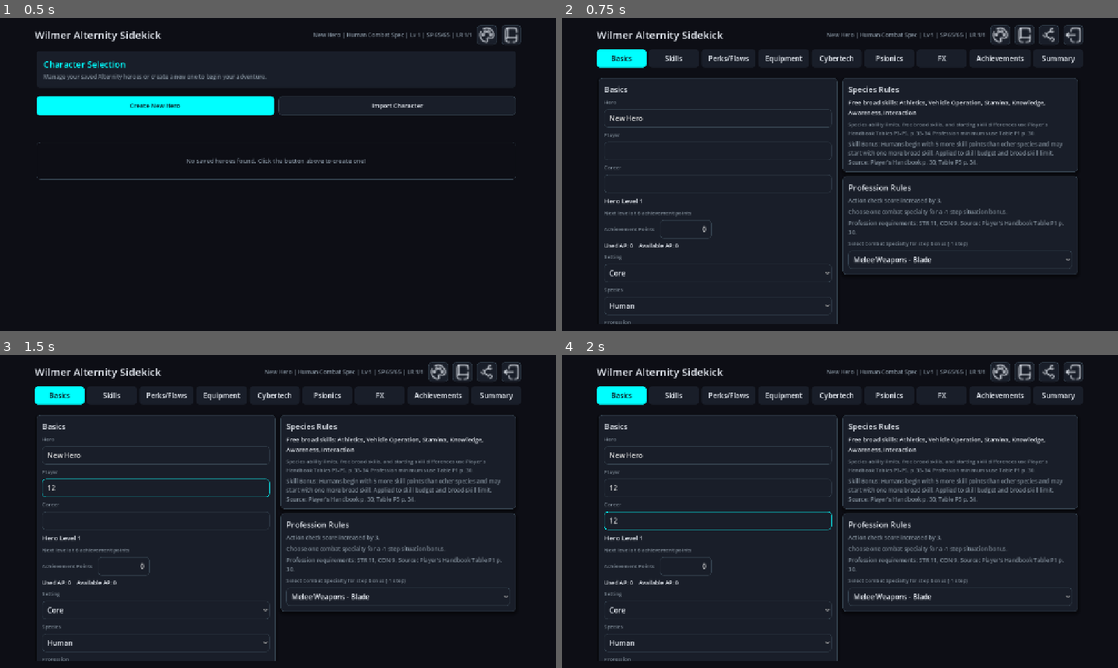
Above: before the commit, frames 1-4 (two rows, left to right).
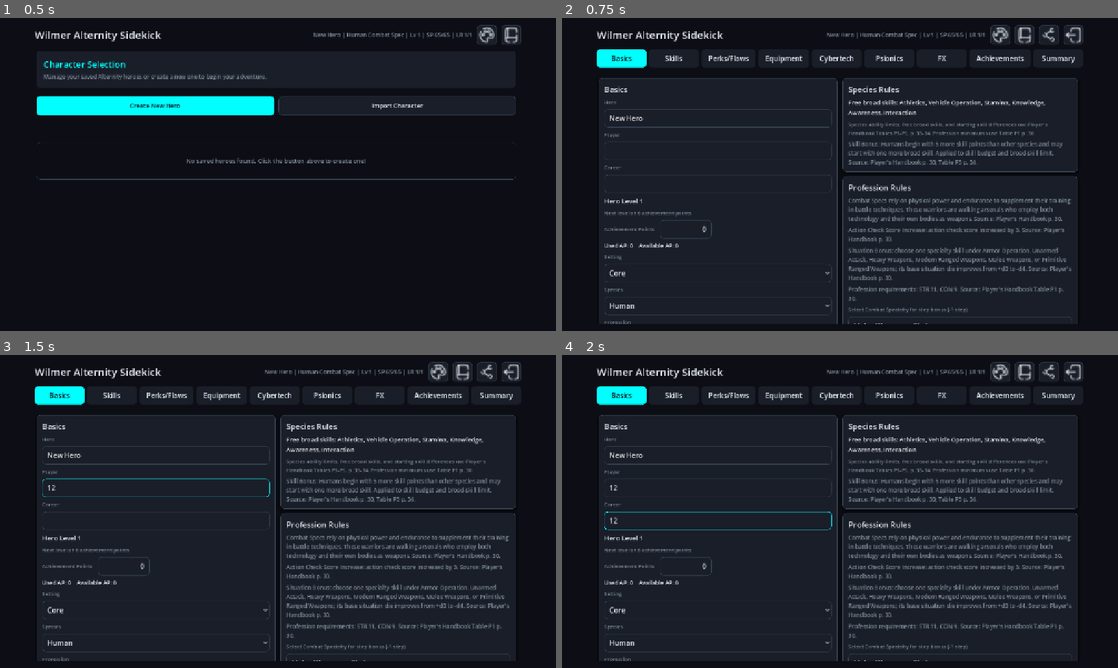
Above: after the commit, the same moments.

Repository: rigoparis/wilmer-alternity-sidekick
Game: Godot game, scene res://main.tscn
The game is run twice, just before and just after one commit, with the same random seed, the same clock (stepped at 60 frames per second) and the same inputs.
Inputs (mouse positions are in pixels of both pictures, inside the frame that each line leads up to):
- Up to frame 1 (0.5 s): no input
- Up to frame 2 (0.75 s): click "Create New Hero" at 0.5 s
- Up to frame 3 (1.5 s): click (155, 486) at 1.27 s; type "12" at 1.35 s
- Up to frame 4 (2 s): click (717, 520) at 1.5 s; type "12" at 1.58 s

Frame 1 is identical in both runs. In frame 2, 4.4% of the frame differs, in the area x 50-93%, y 57-98%; in frame 3, 4.4%; in frame 4, 4.4%.

Commit message:
Verify professions against PHB p. 30-32/227 and fix rule discrepancies
All profession data was checked against the Player's Handbook (Table P1
p. 30, profession benefits p. 30-32, Mindwalker Heroes p. 227). Requirements,
action bonuses, the Diplomat secondary discount, the Free Agent last resort
bonus, and the Tech Op accelerated learning table all matched. Four
discrepancies were found and fixed:

- Combat Spec situation bonus: the specialty picker was missing Armor
  Operation. PHB p. 30 lists six eligible broad skills; Armor Operation and
  its Combat/Powered armor specialties are now selectable.
- Free Agent resistance bonus: PER was missing from the ability choices.
  PHB p. 31 allows any ability; only CON lacks a resistance modifier (p. 32).
- resistance_modifier() now matches Table P2 (p. 32) exactly: the invented
  -3 tier for scores <= 2 is gone and the +4 (17-18) and +5 (19+) tiers are
  added, which matters for mutant/FX heroes with effective scores above 16.
- Profession notes now carry the manual's profession descriptions and
  per-benefit page citations (p. 30, p. 31, p. 32, p. 227), including the
  p. 227 citation that Diplomats may take Mindwalker as their secondary
  profession.

Summary-screen visibility: the Combat Spec chosen-specialty bonus was only
applied in the Skills table (skill_score) but not in the Attack Forms table.
_combat_skill_score now applies it too, mirroring the Mindwalker focus
handling, so weapon rows built on the chosen specialty show the improved
score and die.

Adds tools/smoke_profession_rules.gd covering Table P2 values, the Free
Agent PER bonus, the Combat Spec bonus in both skill and attack-form scores,
and Armor Operation eligibility.

Co-Authored-By: Claude Fable 5 <noreply@anthropic.com>

Diff:
--- a/scripts/alternity_rules.gd
+++ b/scripts/alternity_rules.gd
@@ -613,9 +613,8 @@
 	return int(floor(score / 2.0))
 
 
+# Table P2: Resistance Modifiers. Source: Player's Handbook p. 32.
 func resistance_modifier(score: int) -> int:
-	if score <= 2:
-		return -3
 	if score <= 4:
 		return -2
 	if score <= 6:
@@ -626,7 +625,11 @@
 		return 1
 	if score <= 14:
 		return 2
-	return 3
+	if score <= 16:
+		return 3
+	if score <= 18:
+		return 4
+	return 5
 
 
 func character_resistance_modifier(character: Dictionary, ability: String) -> int:
--- a/scripts/alternity_rules_constants.gd
+++ b/scripts/alternity_rules_constants.gd
@@ -1190,8 +1190,9 @@
 			"CON": 9,
 		},
 		"notes": [
-			"Action check score increased by 3.",
-			"Choose one combat specialty for a -1 step situation bonus.",
+			"Combat Specs rely on physical power and endurance to supplement their training in battle techniques. These warriors are walking arsenals who employ both technology and their own bodies as weapons. Source: Player's Handbook p. 30.",
+			"Action Check Score Increase: action check score increased by 3. Source: Player's Handbook p. 30.",
+			"Situation Bonus: choose one specialty skill under Armor Operation, Unarmed Attack, Heavy Weapons, Modern Ranged Weapons, Melee Weapons, or Primitive Ranged Weapons; its base situation die improves from +d0 to -d4. Source: Player's Handbook p. 30.",
 			"Profession requirements: STR 11, CON 9. Source: Player's Handbook Table P1 p. 30.",
 		],
 	},
@@ -1207,9 +1208,10 @@
 			"PER": 11,
 		},
 		"notes": [
-			"Action check score increased by 1.",
-			"Starts with either Contacts or Resources.",
-			"Secondary profession receives the skill cost bonus.",
+			"Diplomats are negotiators, political figures, managers, deal-makers, and any others who use interaction skills and personal resolve to accomplish their jobs. They specialize in getting things done through bargaining, heated discussion, and even guile. Source: Player's Handbook p. 31.",
+			"Action Check Score Increase: action check score increased by 1. Source: Player's Handbook p. 31.",
+			"Contacts or Resources: a Diplomat starts with contacts or resources as described in the Gamemaster Guide; the Gamemaster informs you of the details. Source: Player's Handbook p. 31.",
+			"Secondary Profession (Combat Spec): purchase skills from the secondary profession for list price -1 instead of list price. Source: Player's Handbook p. 31.",
 			"Profession requirements: WIL 9, PER 11. Source: Player's Handbook Table P1 p. 30.",
 		],
 	},
@@ -1225,9 +1227,10 @@
 			"PER": 11,
 		},
 		"notes": [
-			"Action check score increased by 1.",
-			"Starts with either Contacts or Resources.",
-			"Secondary profession receives the skill cost bonus.",
+			"Diplomats are negotiators, political figures, managers, deal-makers, and any others who use interaction skills and personal resolve to accomplish their jobs. They specialize in getting things done through bargaining, heated discussion, and even guile. Source: Player's Handbook p. 31.",
+			"Action Check Score Increase: action check score increased by 1. Source: Player's Handbook p. 31.",
+			"Contacts or Resources: a Diplomat starts with contacts or resources as described in the Gamemaster Guide; the Gamemaster informs you of the details. Source: Player's Handbook p. 31.",
+			"Secondary Profession (Free Agent): purchase skills from the secondary profession for list price -1 instead of list price. Source: Player's Handbook p. 31.",
 			"Profession requirements: WIL 9, PER 11. Source: Player's Handbook Table P1 p. 30.",
 		],
 	},
@@ -1243,9 +1246,10 @@
 			"PER": 11,
 		},
 		"notes": [
-			"Action check score increased by 1.",
-			"Starts with either Contacts or Resources.",
-			"Secondary profession receives the skill cost bonus.",
+			"Diplomats are negotiators, political figures, managers, deal-makers, and any others who use interaction skills and personal resolve to accomplish their jobs. They specialize in getting things done through bargaining, heated discussion, and even guile. Source: Player's Handbook p. 31.",
+			"Action Check Score Increase: action check score increased by 1. Source: Player's Handbook p. 31.",
+			"Contacts or Resources: a Diplomat starts with contacts or resources as described in the Gamemaster Guide; the Gamemaster informs you of the details. Source: Player's Handbook p. 31.",
+			"Secondary Profession (Tech Op): purchase skills from the secondary profession for list price -1 instead of list price. Source: Player's Handbook p. 31.",
 			"Profession requirements: WIL 9, PER 11. Source: Player's Handbook Table P1 p. 30.",
 		],
 	},
@@ -1261,9 +1265,10 @@
 			"PER": 11,
 		},
 		"notes": [
-			"Action check score increased by 1.",
-			"Starts with either Contacts or Resources.",
-			"Secondary profession receives the skill cost bonus.",
+			"Diplomats are negotiators, political figures, managers, deal-makers, and any others who use interaction skills and personal resolve to accomplish their jobs. They specialize in getting things done through bargaining, heated discussion, and even guile. Source: Player's Handbook p. 31.",
+			"Action Check Score Increase: action check score increased by 1. Source: Player's Handbook p. 31.",
+			"Contacts or Resources: a Diplomat starts with contacts or resources as described in the Gamemaster Guide; the Gamemaster informs you of the details. Source: Player's Handbook p. 31.",
+			"Secondary Profession (Mindwalker): purchase skills from the secondary profession for list price -1 instead of list price. Diplomats in a campaign that allows Mindwalkers can use that profession as their secondary profession. Source: Player's Handbook p. 31 and p. 227.",
 			"Gains access to psionic broad skills and uses full WIL for psionic energy points instead of one-half WIL. Source: Player's Handbook p. 22 and Chapter 14.",
 			"Profession requirements: WIL 9, PER 11. Source: Player's Handbook Table P1 p. 30.",
 		],
@@ -1280,9 +1285,10 @@
 			"WIL": 9,
 		},
 		"notes": [
-			"Action check score increased by 2.",
-			"Maximum last resorts increased by 1.",
-			"Choose one resistance modifier for the Free Agent bonus.",
+			"Free Agents are troubleshooters or field operatives who rely on agility, intuition, and their natural resolve to get a job done. They may have ties to a specific government or organization, but they work better alone or in small groups. Source: Player's Handbook p. 31.",
+			"Action Check Score Increase: action check score increased by 2. Source: Player's Handbook p. 31.",
+			"Resistance Bonus: choose one ability and improve its resistance modifier by 1 step (Constitution has no resistance modifier). Source: Player's Handbook p. 31-32.",
+			"Last Resort Bonus: maximum last resort points increased by 1, and a Free Agent can spend 2 last resort points to alter an action instead of the usual 1. Source: Player's Handbook p. 31.",
 			"Profession requirements: DEX 11, WIL 9. Source: Player's Handbook Table P1 p. 30.",
 		],
 	},
@@ -1298,8 +1304,9 @@
 			"INT": 11,
 		},
 		"notes": [
-			"Action check score increased by 1.",
-			"Uses Accelerated Learning when advancing.",
+			"Tech Ops are operatives accomplished in the use of high-tech equipment or specialists trained to create or maintain high-tech equipment. They rely on natural genius, agility, and expert training, as well as the benefits of their technological devices. Source: Player's Handbook p. 32.",
+			"Action Check Score Increase: action check score increased by 1. Source: Player's Handbook p. 32.",
+			"Accelerated Learning: at every new achievement level a Tech Op receives the usual skill points plus extra points by level attained: +1 at levels 2-5, +2 at 6-10, +3 at 11-15, +4 at 16-20, +5 at 21+. Source: Player's Handbook p. 32.",
 			"Profession requirements: DEX 9, INT 11. Source: Player's Handbook Table P1 p. 30.",
 		],
 	},
@@ -1316,9 +1323,10 @@
 			"WIL": 11,
 		},
 		"notes": [
-			"Action check score increased by 1.",
-			"Choose one psionic broad skill and its specialties for a -1 step bonus.",
-			"Profession requirements: CON 9, INT 9, WIL 11. Source: Player's Handbook Table P1 p. 30.",
+			"Mindwalkers are a select group of characters who are gifted with great mental powers and trained to use them. These individuals may be extremely rare, depending on the setting, and some may be trained in a particular tradition. Source: Player's Handbook p. 227.",
+			"Action Check Score Increase: action check score increased by 1. Source: Player's Handbook p. 227.",
+			"Situation Bonus: choose one psionic broad skill; that broad skill and all of its specialty skills receive a situation die improvement of 1 step (broad skill +d0, specialties -d4). Source: Player's Handbook p. 227.",
+			"Profession requirements: CON 9, INT 9, WIL 11. Source: Player's Handbook Table P1 p. 30 and p. 227.",
 		],
 	},
 ]
--- a/scripts/alternity_rules_equipment.gd
+++ b/scripts/alternity_rules_equipment.gd
@@ -468,6 +468,11 @@
 		if _get_parent()._as_int(character.get("mindwalker_psionic_focus", -1)) == broad_id:
 			step -= 1
 
+	# Combat Spec profession bonus (-1 step to the chosen combat specialty skill)
+	if _get_parent()._as_int(character.get("profession_id", 0)) == 0:
+		if String(use_skill.get("type", "")) == "specialty" and _get_parent()._as_int(character.get("combat_spec_bonus_specialty", -1)) == selected_skill_id:
+			step -= 1
+
 	return _combat_score_from_ordinary(ordinary, step)
 
 
--- a/scripts/main.gd
+++ b/scripts/main.gd
@@ -1382,7 +1382,9 @@
 			character["free_agent_rm_bonus"] = current_rm_bonus
 
 		var rm_option := OptionButton.new()
-		var stats := ["STR", "DEX", "INT", "WIL"]
+		# Any ability with a resistance modifier qualifies; CON has none.
+		# Source: Player's Handbook p. 31-32.
+		var stats := ["STR", "DEX", "INT", "WIL", "PER"]
 		for stat in stats:
 			rm_option.add_item(stat)
 		rm_option.select(stats.find(current_rm_bonus))
@@ -1396,7 +1398,9 @@
 	elif primary_prof_id == 0:
 		var current_cs_id = rules._as_int(character.get("combat_spec_bonus_specialty", -1))
 		var combat_specialties := []
-		var combat_broad_ids := [8, 11, 15, 30, 34]
+		# Armor Operation, Heavy Weapons, Melee Weapons, Unarmed Attack,
+		# Modern Ranged Weapons, Primitive Ranged Weapons. Source: Player's Handbook p. 30.
+		var combat_broad_ids := [0, 8, 11, 15, 30, 34]
 		for skill in rules.skills:
 			if skill.get("type", "") == "specialty":
 				var broad_id = rules._as_int(skill.get("broad_id", -1))
--- /dev/null
+++ b/tools/smoke_profession_rules.gd
@@ -0,0 +1,70 @@
+extends SceneTree
+
+const RulesScript := preload("res://scripts/alternity_rules.gd")
+
+
+func _fail(message: String) -> void:
+	push_error(message)
+	quit(1)
+
+
+func _init() -> void:
+	var rules = RulesScript.new()
+	rules.load_core_data()
+
+	# Table P2: Resistance Modifiers. Source: Player's Handbook p. 32.
+	var expected_rm := {
+		1: -2, 4: -2,
+		5: -1, 6: -1,
+		7: 0, 10: 0,
+		11: 1, 12: 1,
+		13: 2, 14: 2,
+		15: 3, 16: 3,
+		17: 4, 18: 4,
+		19: 5, 24: 5,
+	}
+	for score in expected_rm.keys():
+		if rules.resistance_modifier(score) != expected_rm[score]:
+			_fail("Table P2 mismatch: score %d should be %+d, got %+d." % [score, expected_rm[score], rules.resistance_modifier(score)])
+
+	# Free Agent resistance bonus applies to PER (any ability except CON qualifies).
+	var free_agent := rules.default_character()
+	rules.ensure_character_shape(free_agent)
+	free_agent["profession_id"] = 4
+	free_agent["free_agent_rm_bonus"] = "PER"
+	free_agent["abilities"]["PER"] = 12
+	if rules.character_resistance_modifier(free_agent, "PER") != 2:
+		_fail("Free Agent PER 12 with resistance bonus should have RM +2, got %+d." % rules.character_resistance_modifier(free_agent, "PER"))
+
+	# Combat Spec situation bonus: chosen specialty improves from +d0 to -d4,
+	# and the same bonus must appear in the attack-form combat score.
+	var combat_spec := rules.default_character()
+	rules.ensure_character_shape(combat_spec)
+	combat_spec["profession_id"] = 0
+	combat_spec["abilities"]["STR"] = 11
+	combat_spec["combat_spec_bonus_specialty"] = 31 # Modern Ranged Weapons-Pistol
+	rules.set_skill_rank(combat_spec, 30, 1)
+	rules.set_skill_rank(combat_spec, 31, 1)
+	var pistol := rules.get_skill_by_id(31)
+	var score := rules.skill_score(combat_spec, pistol)
+	if String(score.get("die", "")) != "-d4":
+		_fail("Combat Spec chosen specialty die should be -d4 in the skills table, got '%s'." % score.get("die", ""))
+	var combat_score: Dictionary = rules.equipment._combat_skill_score(combat_spec, 31)
+	if rules._as_int(combat_score.get("step", 0)) != -1:
+		_fail("Combat Spec chosen specialty should be -1 step in attack forms, got %d." % combat_score.get("step", 0))
+
+	# Armor Operation specialties are valid Combat Spec bonus targets (PHB p. 30).
+	combat_spec["combat_spec_bonus_specialty"] = 1 # Armor Operation-Combat armor
+	rules.set_skill_rank(combat_spec, 0, 1)
+	rules.set_skill_rank(combat_spec, 1, 1)
+	var combat_armor := rules.get_skill_by_id(1)
+	if String(rules.skill_score(combat_spec, combat_armor).get("die", "")) != "-d4":
+		_fail("Armor Operation-Combat armor should be eligible for the Combat Spec bonus.")
+
+	# A non-chosen specialty gets no bonus.
+	var untouched_score: Dictionary = rules.equipment._combat_skill_score(combat_spec, 31)
+	if rules._as_int(untouched_score.get("step", 0)) != 0:
+		_fail("Non-chosen specialty should have step 0, got %d." % untouched_score.get("step", 0))
+
+	print("Profession rules smoke tests passed.")
+	quit(0)
